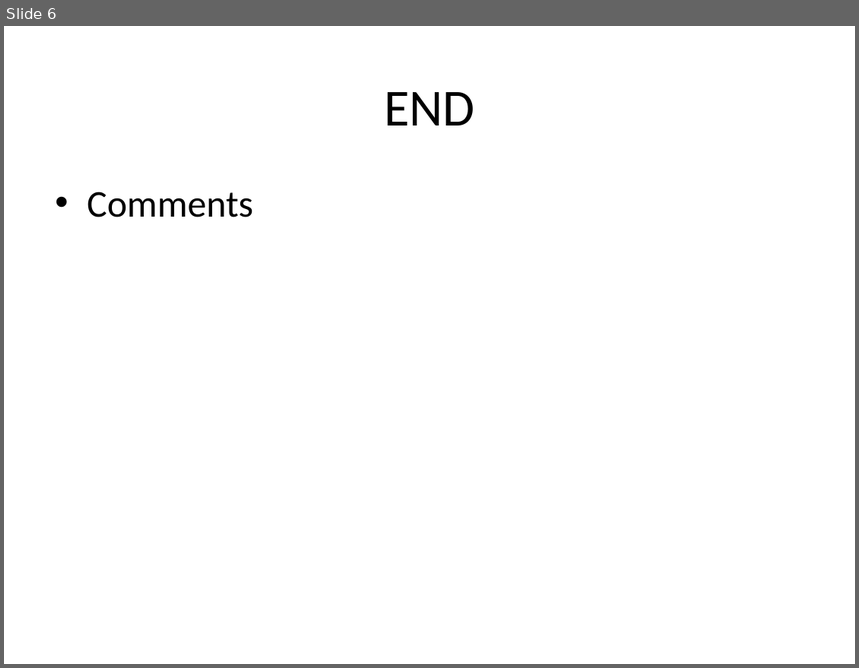
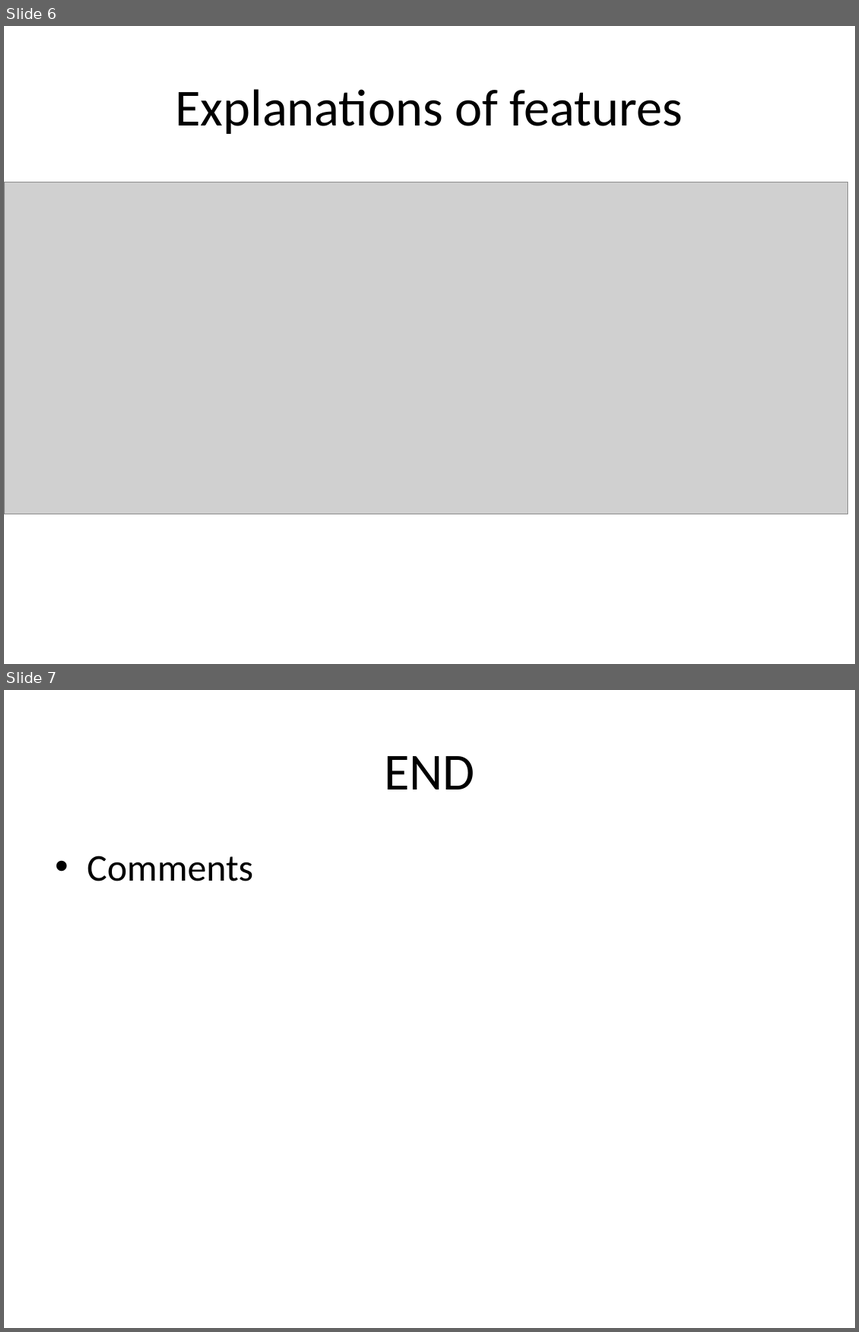
Before and after one commit to eyambaita/dsc-1-final-project-online-ds-pt-100118, a slide deck: Project1_DataScience.pptx. Shown one above the other, each under a label of ours: slide 6 before the commit, slides 6 and 7 after it. The pictures are 859x668 and 859x1332 pixels, drawn with LibreOffice and Linux fonts; fonts in the diff are those of the drawing; grey boxes stand for pictures. Boxes give left, top, right and bottom in pixels: in the first picture for what was removed or moved away, otherwise in the second. Text is boxed around its words. In the diff, an @@ line names an element or a change of style, - is before the commit and + after.

```diff
--- a/Project1_DataScience.pptx
+++ b/Project1_DataScience.pptx
@@ slide 6 added at <box>4,26,855,664</box>, background #FFFFFF @@
@@ title added at <box>175,89,683,134</box>, 44 pt, text #000000 @@
+Explanations of features
@@ picture added at <box>4,182,848,514</box> @@
@@ what was slide 6 is now slide 7 @@
```
Also in this commit, not shown: 1 slide changed.
